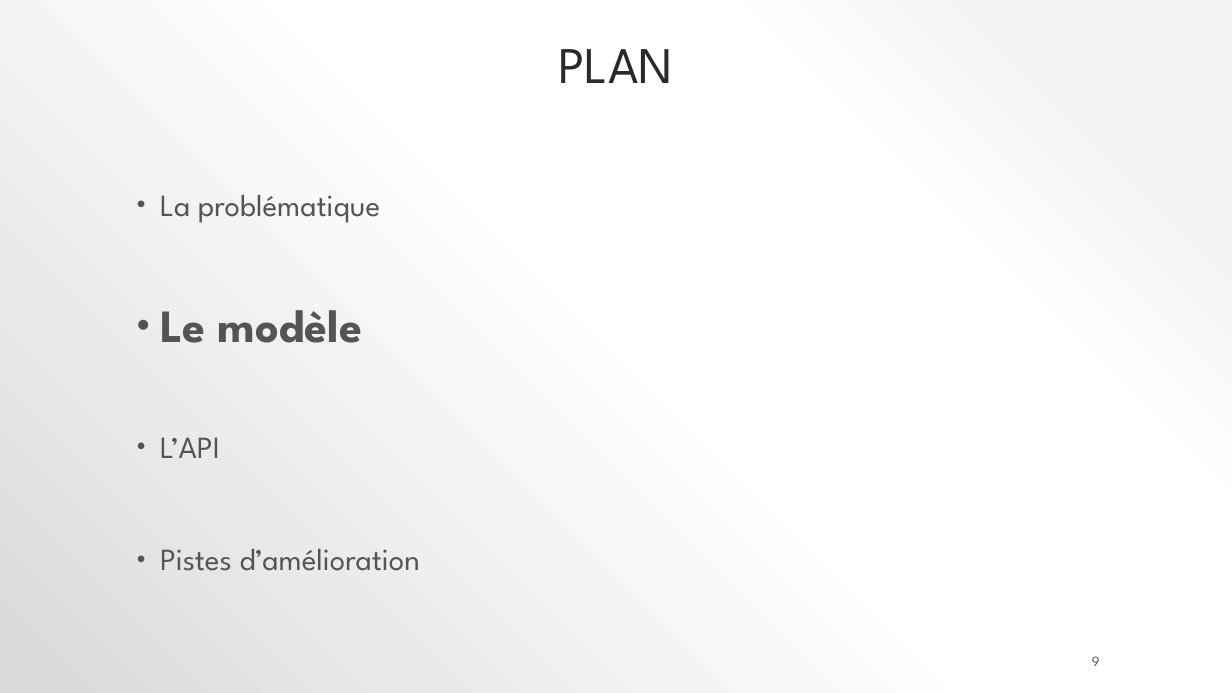
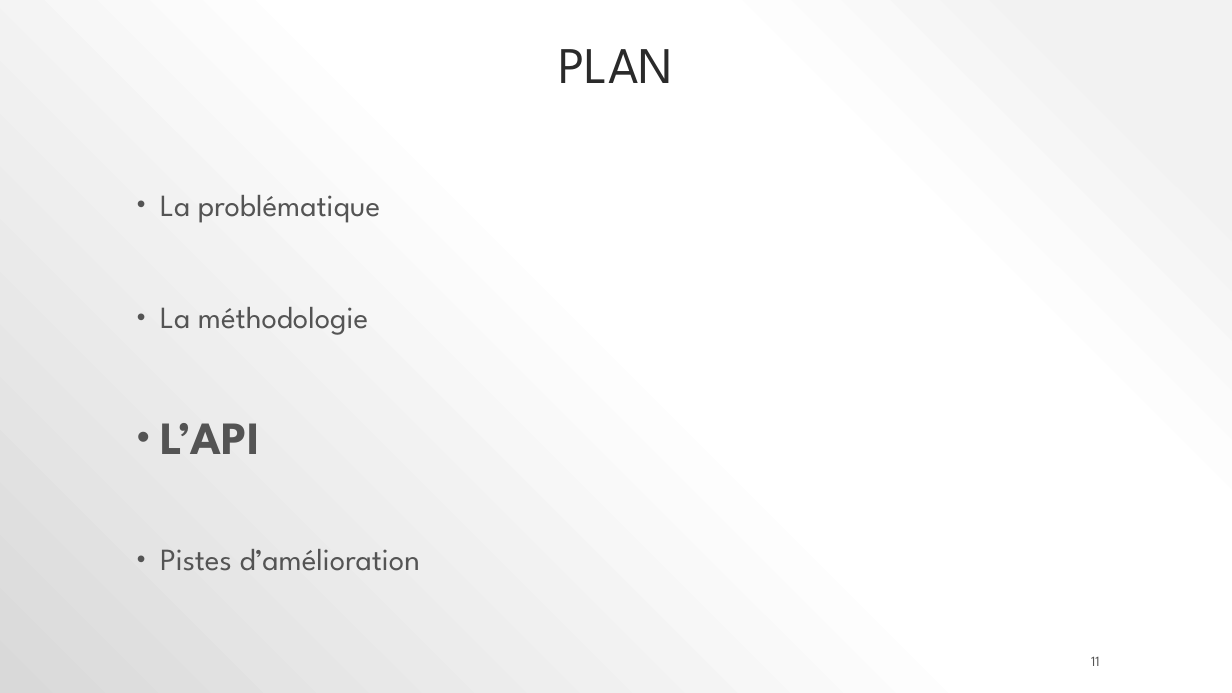
Before and after one commit to polo1093/Credit-Default-Customer-Scoring-Dashboard, a slide deck: slide 11 of P7_02_support.pptx (slide 9 before the commit). Drawn at 1232x693 pixels with LibreOffice and Linux fonts; fonts in the diff are those of the drawing. Boxes give left, top, right and bottom in pixels: in the first picture for what was removed or moved away, otherwise in the second. Text is boxed around its words. In the diff, an @@ line names an element or a change of style, - is before the commit and + after.

```diff
--- a/P7_02_support.pptx
+++ b/P7_02_support.pptx
@@ text at (160,307,368,335): text changed; size 36 to 24 pt; bold off @@
-• Le modèle
+• La méthodologie
@@ text at (160,423,260,454): size 24 to 36 pt, bold on in "L’API" @@
@@ page number at (1091,656,1100,666): text changed @@
-9
+11
```
Also in this commit, not shown: 6 other slides changed, 3 slides added, 7 slides removed, 2 other files.
